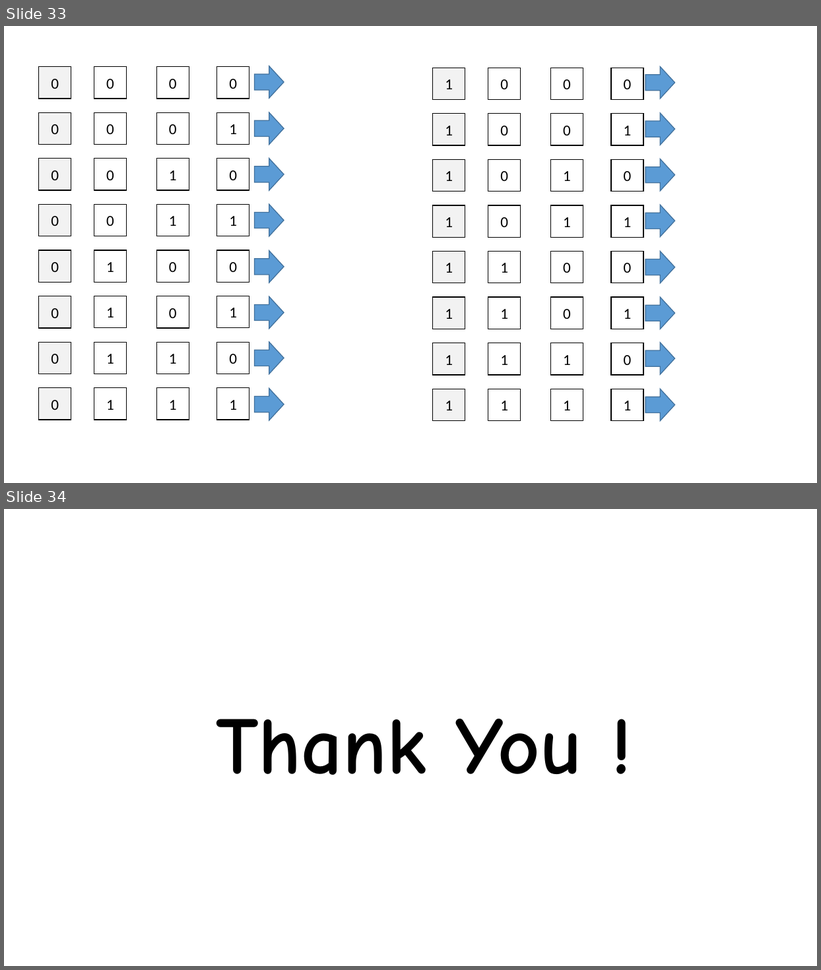
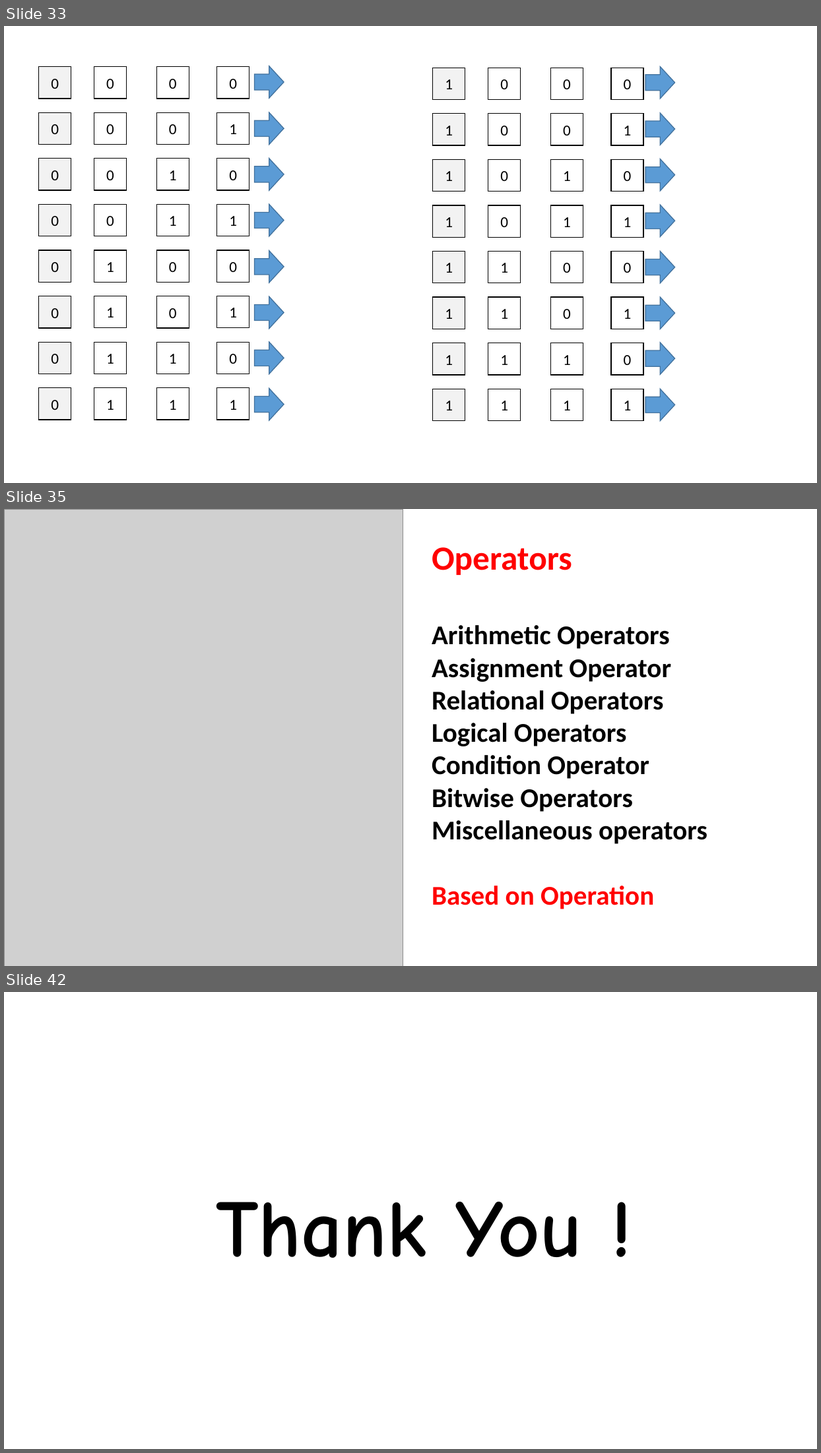
Before and after one commit to eusGithubwork/javaStudy, a slide deck: java.pptx. Shown one above the other, each under a label of ours: slides 33 and 34 before the commit, slides 33, 35 and 42 after it; the slides between them are not shown. The pictures are 821x970 and 821x1453 pixels, drawn with LibreOffice and Linux fonts; fonts in the diff are those of the drawing; grey boxes stand for pictures. Boxes give left, top, right and bottom in pixels: in the first picture for what was removed or moved away, otherwise in the second. Text is boxed around its words. In the diff, an @@ line names an element or a change of style, - is before the commit and + after.

```diff
--- a/java.pptx
+++ b/java.pptx
@@ slide 35 added at <box>4,509,817,966</box>, background #FFFFFF @@
@@ picture added at <box>4,509,403,966</box> @@
@@ text added at <box>432,547,708,910</box>, 32 pt, text #000000, bold @@
+Operators
+Arithmetic Operators
+Assignment Operator
+Relational Operators
+Logical Operators
+Condition Operator
+Bitwise Operators
+Miscellaneous operators
+Based on Operation
@@ what was slide 34 is now slide 42 @@
```
Also in this commit, not shown: 1 slide changed, 7 other slides added, 8 other files.
